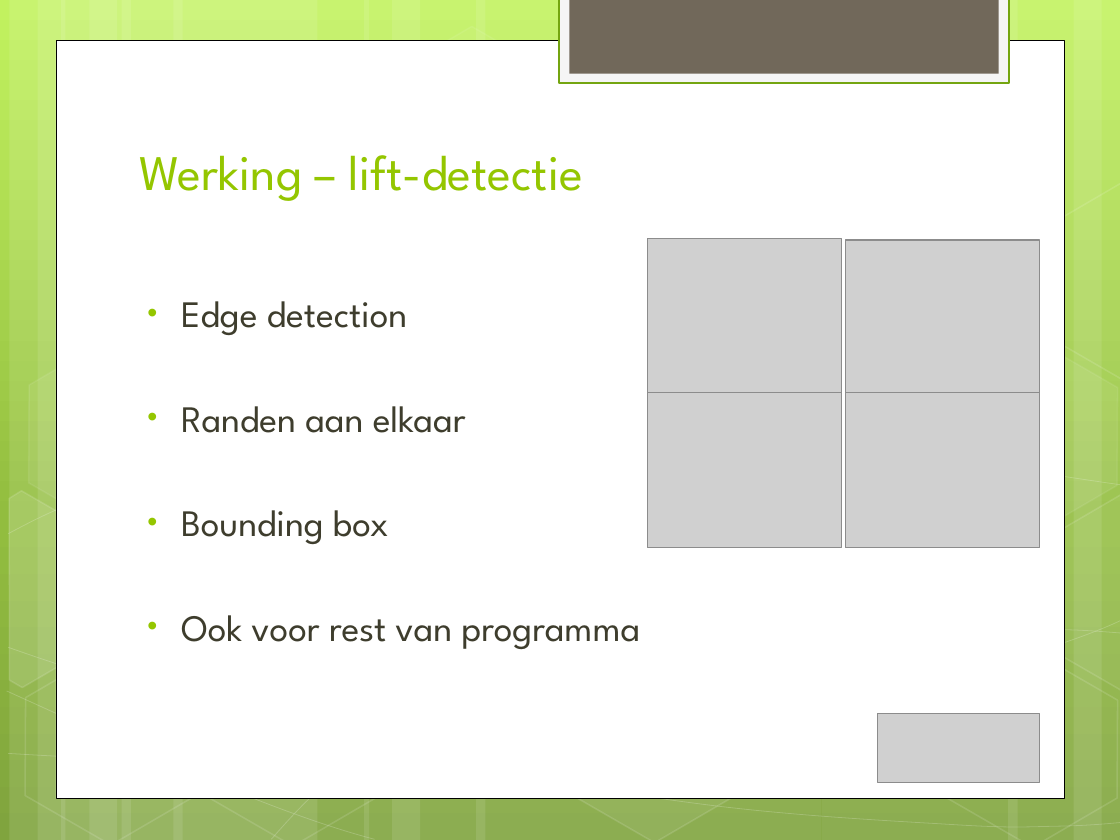
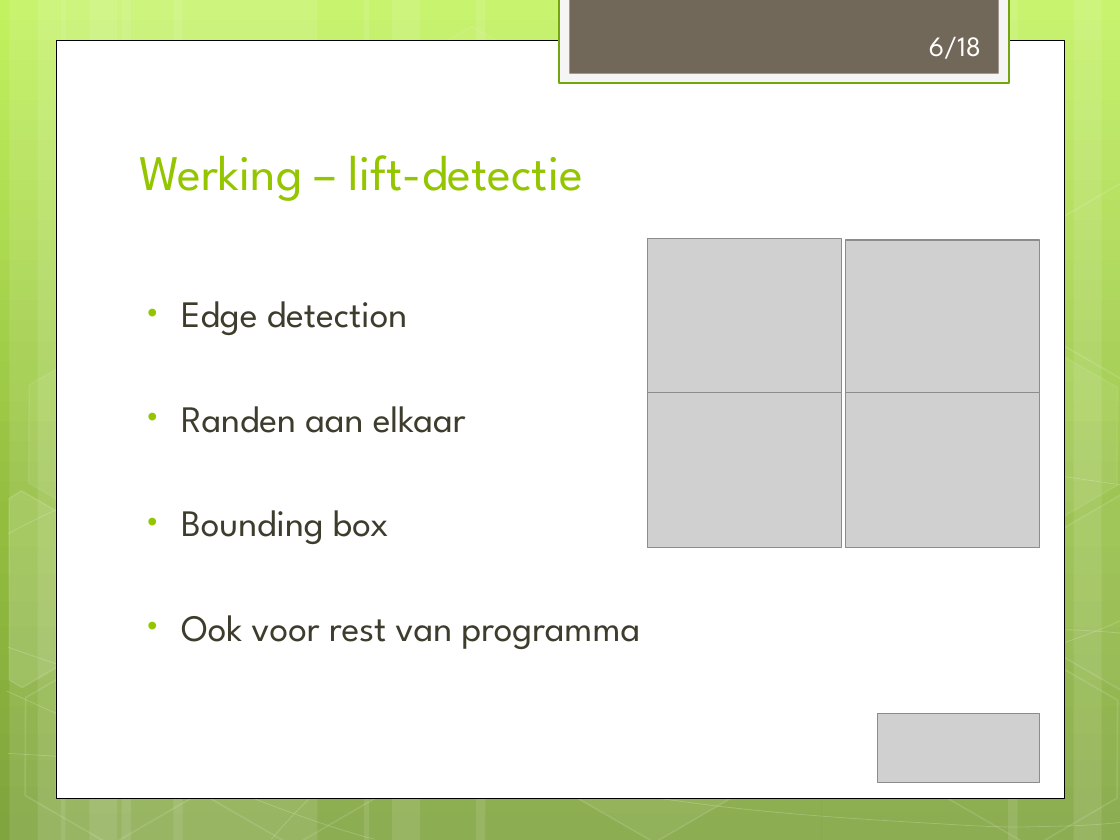
Before and after one commit to Suresh25/imaging-project-group-5, a slide deck: slide 6 of TI2710-D.pptx. Drawn at 1120x840 pixels with LibreOffice and Linux fonts; fonts in the diff are those of the drawing; grey boxes stand for pictures. Boxes give left, top, right and bottom in pixels: in the first picture for what was removed or moved away, otherwise in the second. Text is boxed around its words. In the diff, an @@ line names an element or a change of style, - is before the commit and + after.

```diff
--- a/TI2710-D.pptx
+++ b/TI2710-D.pptx
@@ text added at <box>929,36,981,59</box>, 18 pt, text #FFFFFF @@
+6/18
```
Also in this commit, not shown: 7 other slides changed, 9 slides added, 1 slide removed, 1 other file.
